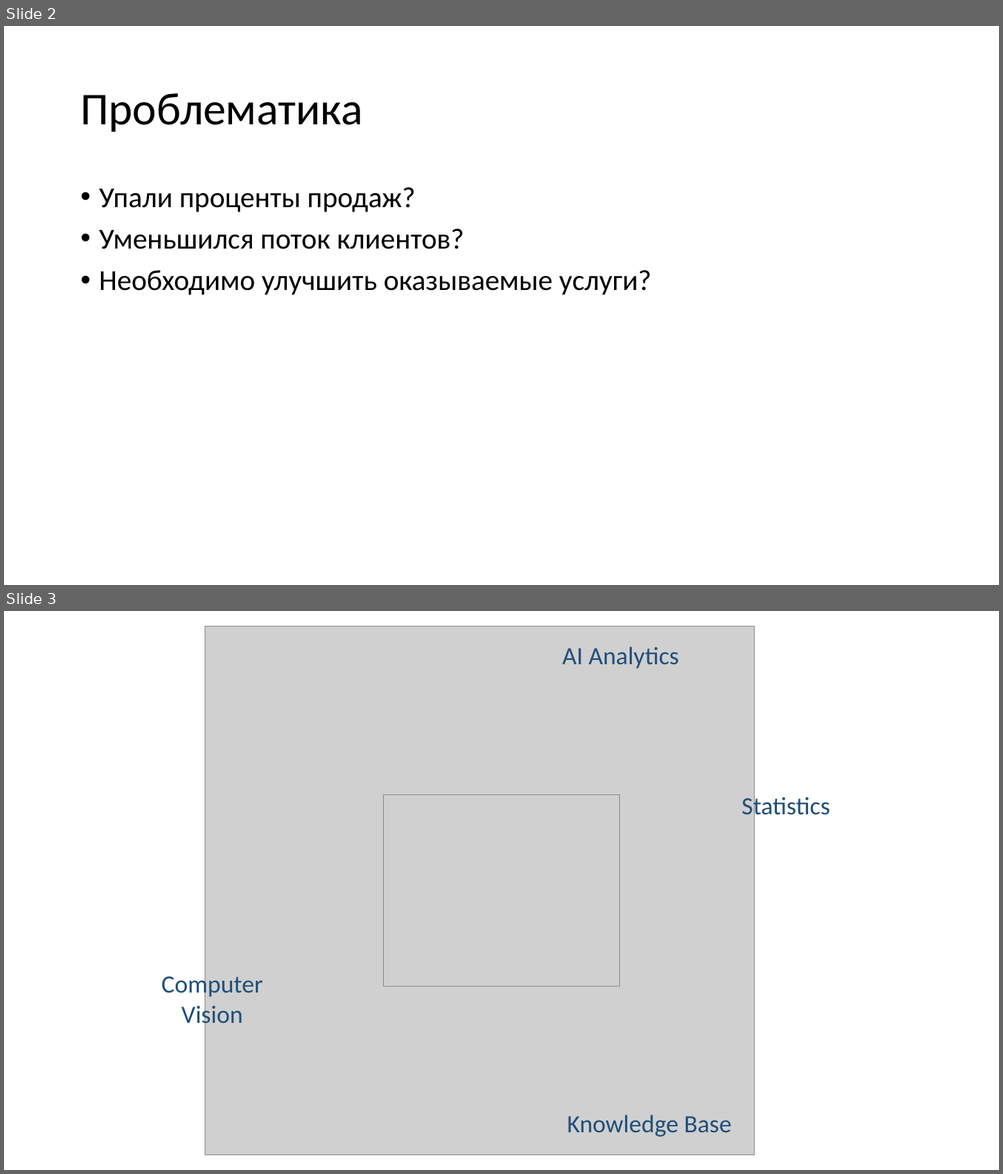
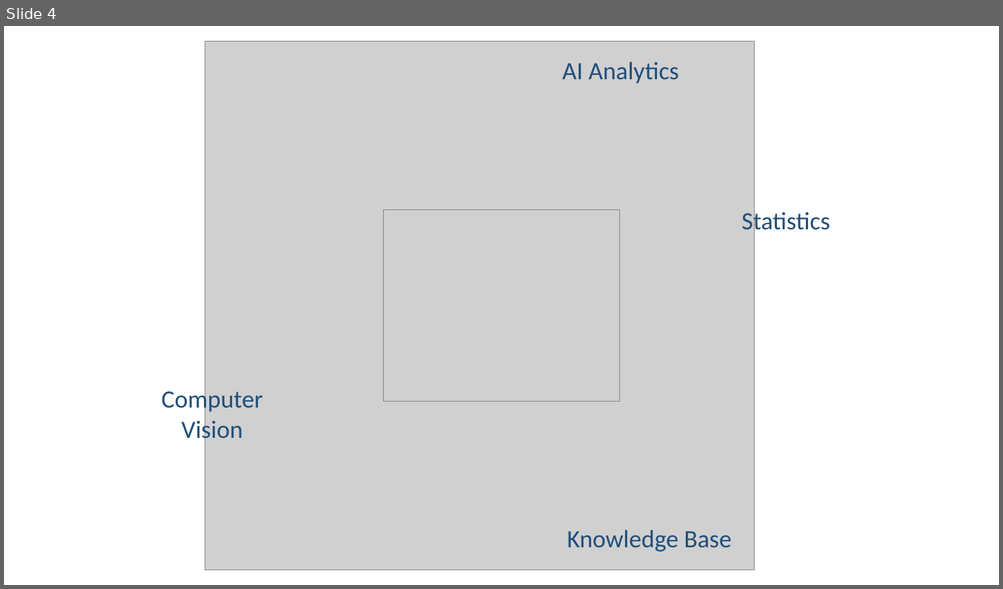
Before and after one commit to vadikko2/Hack_university, a slide deck: Hack_present - 3.pptx. Shown one above the other, each under a label of ours: slides 2 and 3 before the commit, slide 4 after it. The pictures are 1003x1174 and 1003x589 pixels, drawn with LibreOffice and Linux fonts; fonts in the diff are those of the drawing; grey boxes stand for pictures. Boxes give left, top, right and bottom in pixels: in the first picture for what was removed or moved away, otherwise in the second. Text is boxed around its words. In the diff, an @@ line names an element or a change of style, - is before the commit and + after.

```diff
--- a/Hack_present - 3.pptx
+++ b/Hack_present - 3.pptx
@@ slide 2 removed at <box>4,26,999,585</box>, background #FFFFFF @@
@@ title removed at <box>80,93,363,132</box> @@
-Проблематика
@@ text removed at <box>99,187,652,295</box> @@
-• Упали проценты продаж?
-• Уменьшился поток клиентов?
-• Необходимо улучшить оказываемые услуги?
@@ what was slide 3 is now slide 4 @@
```
Also in this commit, not shown: 3 slides changed, 3 slides added, 3 other slides removed.
